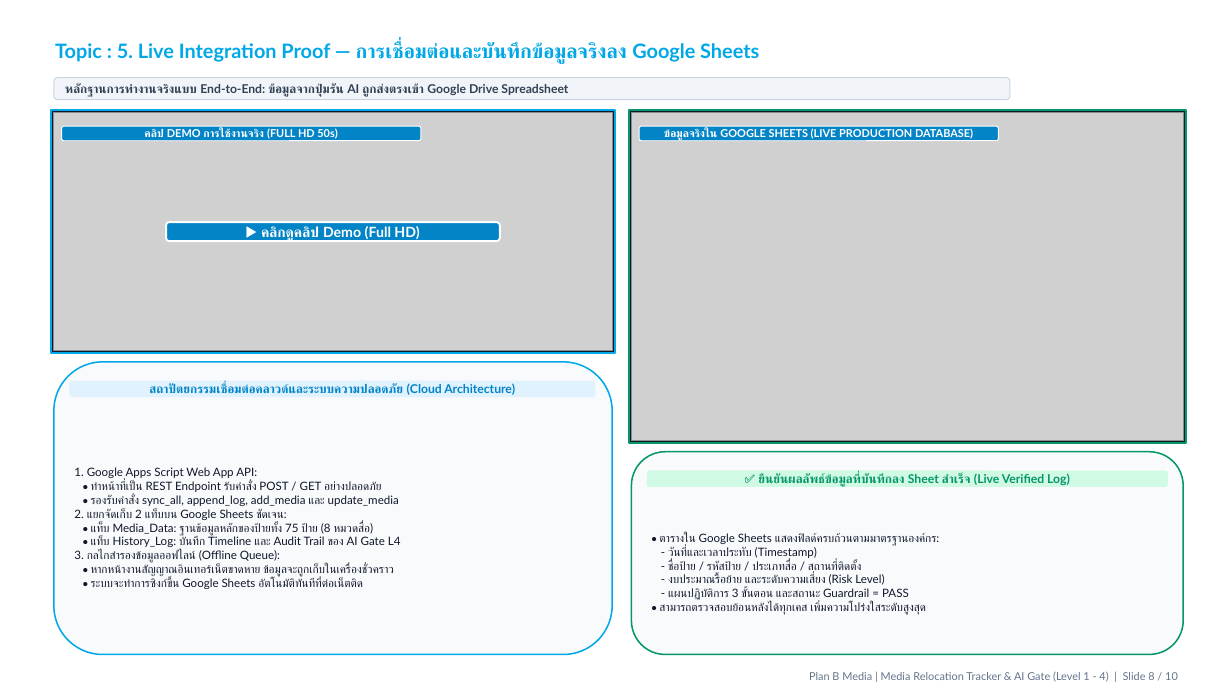
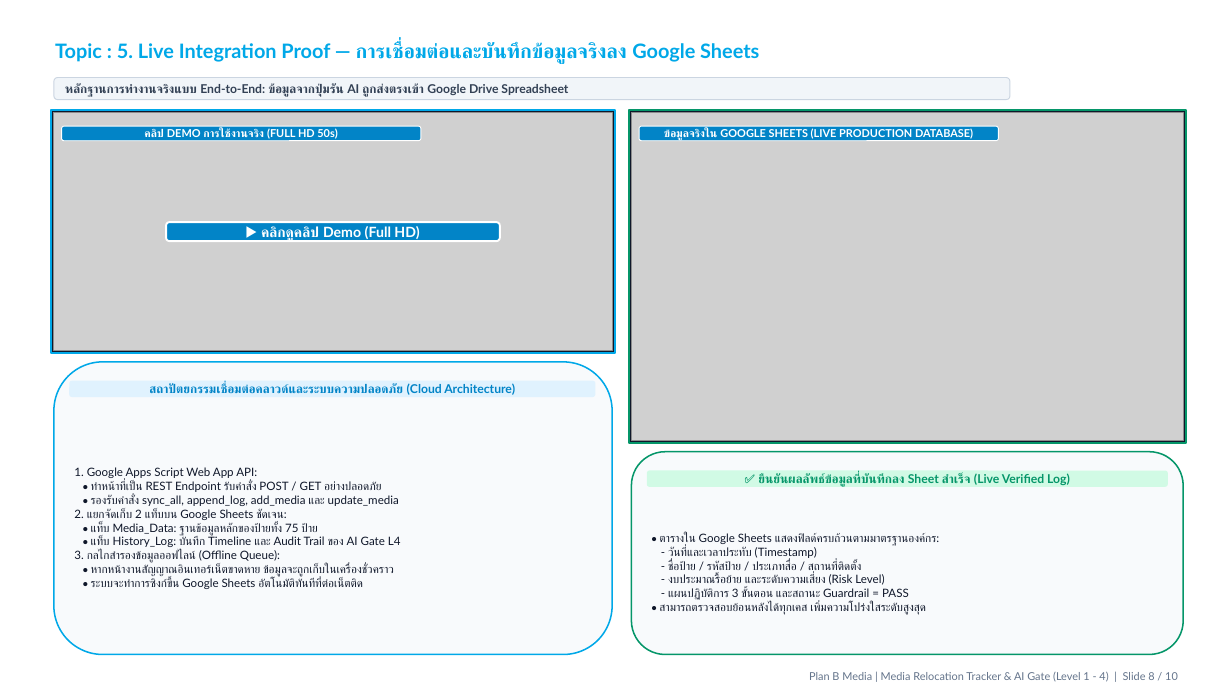
Before and after one commit to wasusangthong-sketch/media_relocation_dist, a slide deck: slide 8 of AI_Gate_Committee_Presentation_10slides.pptx. Drawn at 1232x693 pixels with LibreOffice and Linux fonts; fonts in the diff are those of the drawing; grey boxes stand for pictures; background and template pictures are left out. Boxes give left, top, right and bottom in pixels: in the first picture for what was removed or moved away, otherwise in the second. Text is boxed around its words. In the diff, an @@ line names an element or a change of style, - is before the commit and + after.

```diff
--- a/AI_Gate_Committee_Presentation_10slides.pptx
+++ b/AI_Gate_Committee_Presentation_10slides.pptx
@@ text at (91, 523, 318, 536): text changed @@
-• แท็บ Media_Data: ฐานข้อมูลหลักของป้ายทั้ง 75 ป้าย (8 หมวดสื่อ)
+• แท็บ Media_Data: ฐานข้อมูลหลักของป้ายทั้ง 75 ป้าย
```
Also in this commit, not shown: 2 other slides changed, 1 other file.
